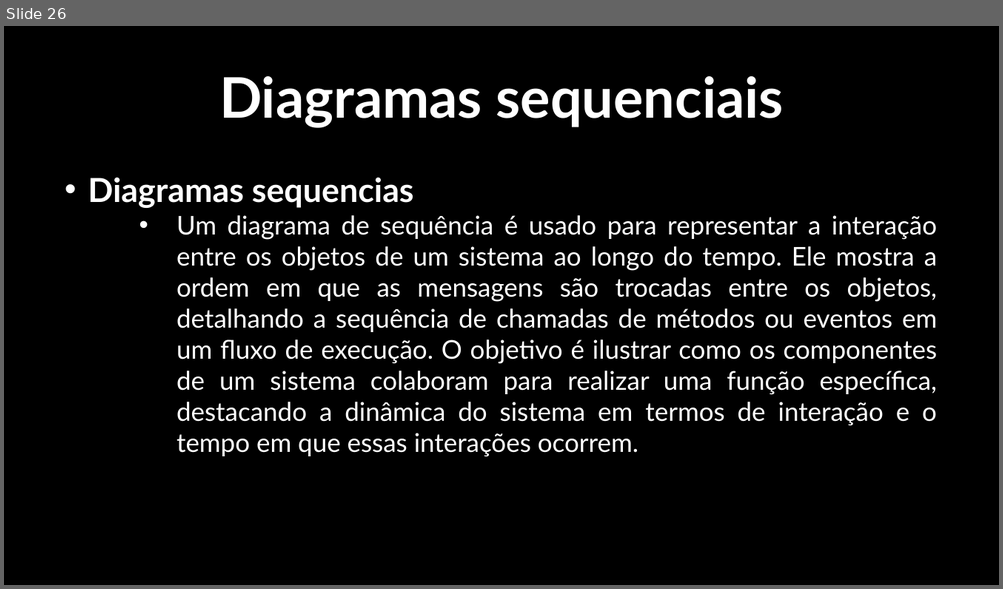
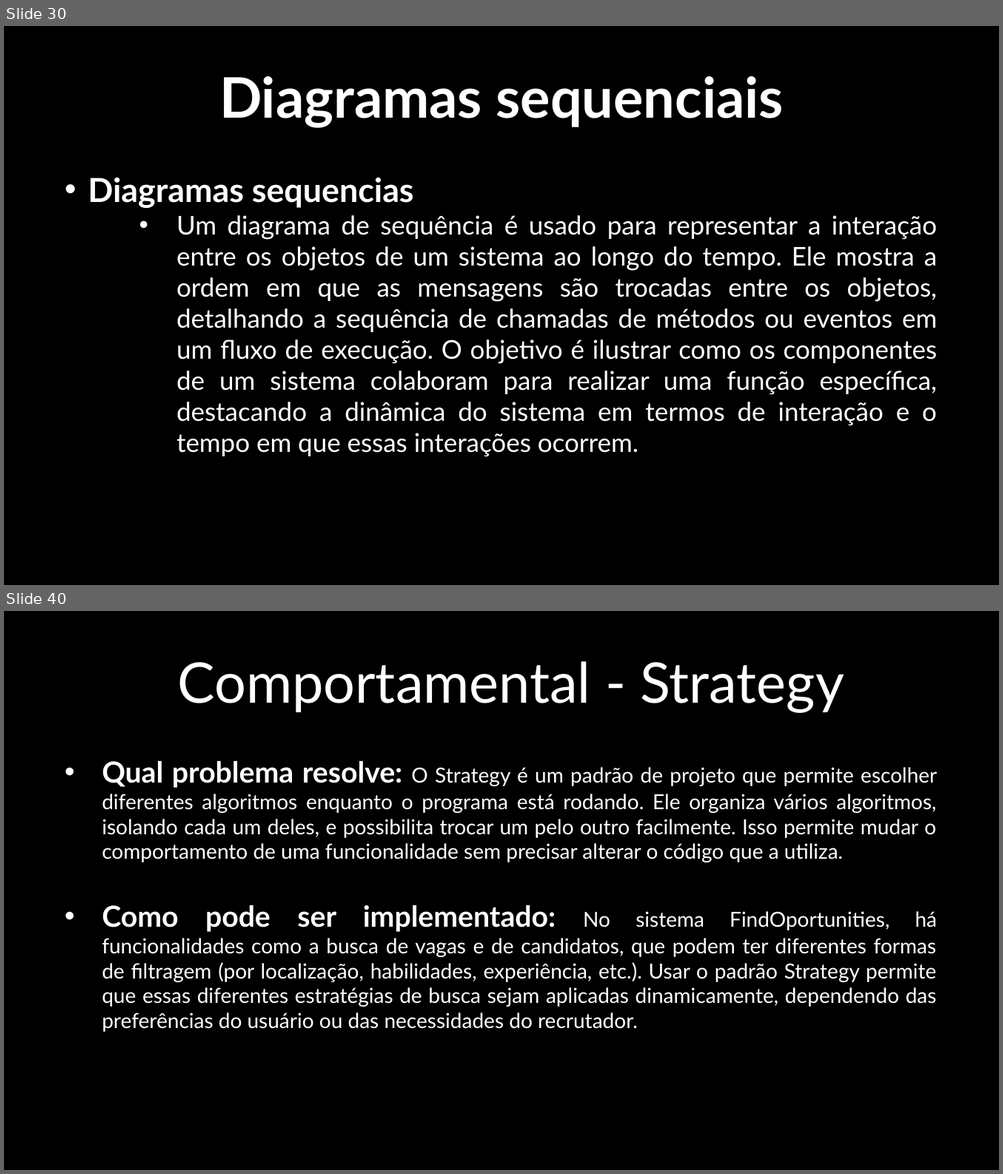
Before and after one commit to kaykymatos/analise-e-projeto-de-sistema-2, a slide deck: ProjetoDesenvolvidoPeloGrupo/Apresentação.pptx. Shown one above the other, each under a label of ours: slide 26 before the commit, slides 30 and 40 after it; the slides between them are not shown. The pictures are 1003x589 and 1003x1174 pixels, drawn with LibreOffice and Linux fonts; fonts in the diff are those of the drawing; background and template pictures are left out. Boxes give left, top, right and bottom in pixels: in the first picture for what was removed or moved away, otherwise in the second. Text is boxed around its words. In the diff, an @@ line names an element or a change of style, - is before the commit and + after.

```diff
--- a/ProjetoDesenvolvidoPeloGrupo/Apresentação.pptx
+++ b/ProjetoDesenvolvidoPeloGrupo/Apresentação.pptx
@@ slide 40 added at <box>4,611,999,1170</box>, background picture (left out) @@
@@ text added at <box>177,661,844,713</box>, 54 pt, text #FFFFFF @@
+Comportamental - Strategy
@@ text added at <box>102,761,937,1032</box>, 20 pt, text #FFFFFF @@
+• Qual problema resolve: O Strategy é um padrão de projeto que permite escolher diferentes algoritmos enquanto o programa está rodando. Ele organiza vários algoritmos, isolando cada um deles, e possibilita trocar um pelo outro facilmente. Isso permite mudar o comportamento de uma funcionalidade sem precisar alterar o código que a utiliza.
+• Como pode ser implementado: No sistema FindOportunities, há funcionalidades como a busca de vagas e de candidatos, que podem ter diferentes formas de filtragem (por localização, habilidades, experiência, etc.). Usar o padrão Strategy permite que essas diferentes estratégias de busca sejam aplicadas dinamicamente, dependendo das preferências do usuário ou das necessidades do recrutador.
@@ what was slide 26 is now slide 30 @@
```
Also in this commit, not shown: 4 slides changed, 18 other slides added, 2 slides removed, 50 other files.
